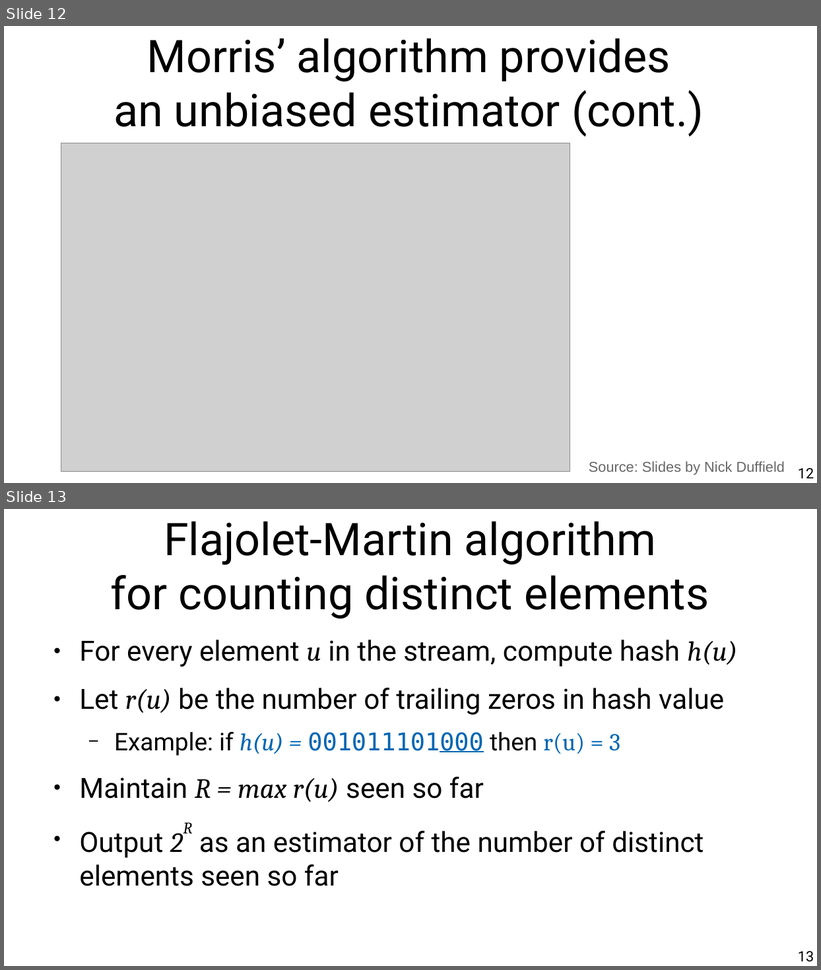
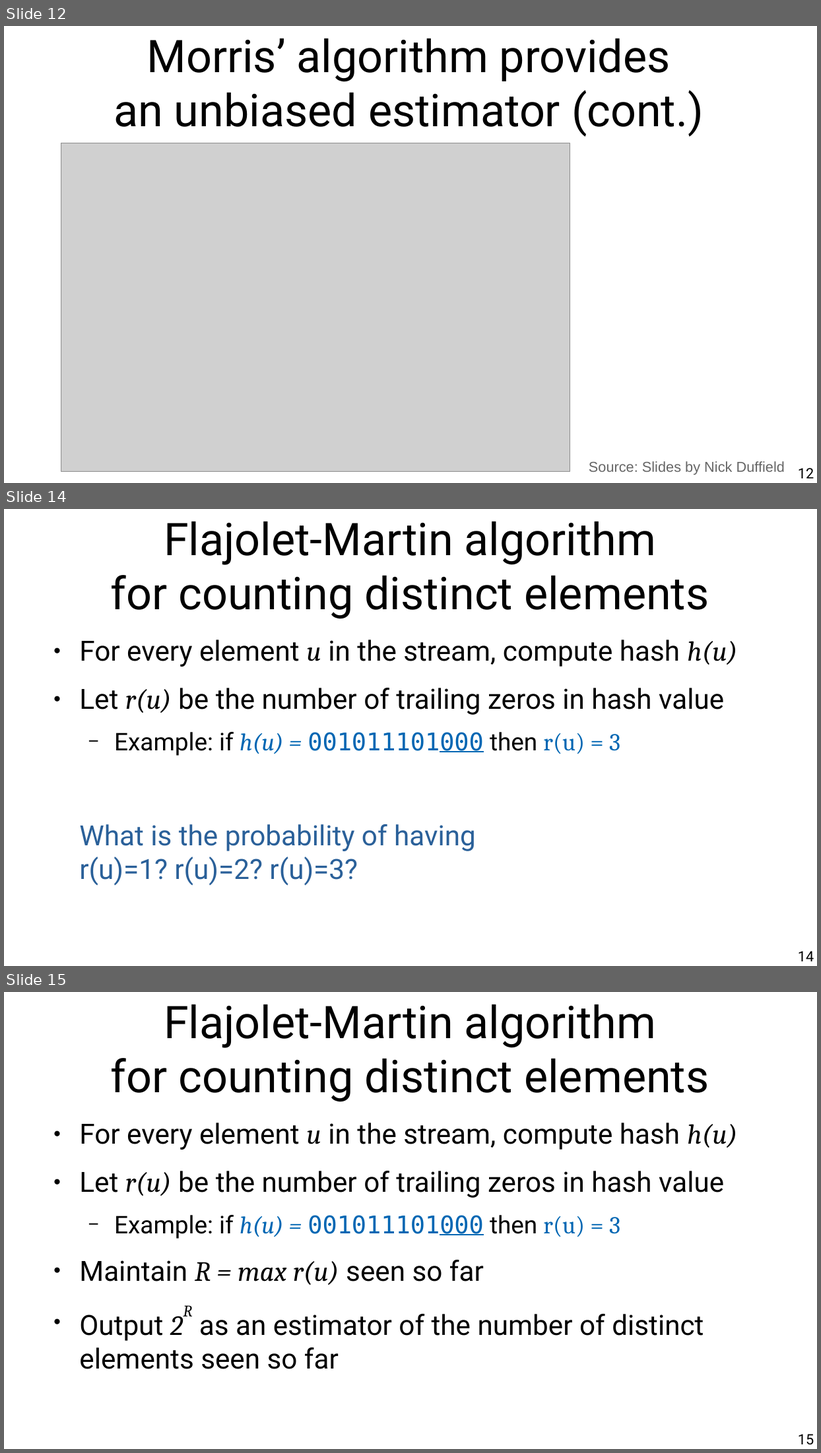
Before and after one commit to chatox/data-mining-course, a slide deck: theory/odp/tt25_probabilistic_counting.odp. Shown one above the other, each under a label of ours: slides 12 and 13 before the commit, slides 12, 14 and 15 after it; the slides between them are not shown. The pictures are 821x970 and 821x1453 pixels, drawn with LibreOffice and Linux fonts; fonts in the diff are those of the drawing; grey boxes stand for pictures. Boxes give left, top, right and bottom in pixels: in the first picture for what was removed or moved away, otherwise in the second. Text is boxed around its words. In the diff, an @@ line names an element or a change of style, - is before the commit and + after.

```diff
--- a/theory/odp/tt25_probabilistic_counting.odp
+++ b/theory/odp/tt25_probabilistic_counting.odp
@@ slide 14 added at [4, 509, 817, 966], background #FFFFFF @@
@@ title added at [111, 521, 709, 619], 44 pt, text #000000 @@
+Flajolet-Martin algorithm
+for counting distinct elements
@@ text added at [79, 640, 737, 886], 27.2 pt, text #000000 @@
+● For every element u in the stream, compute hash h(u)
+● Let r(u) be the number of trailing zeros in hash value
+  − Example: if h(u) = 001011101000 then r(u) = 3
+What is the probability of having
+r(u)=1? r(u)=2? r(u)=3?
@@ page number added at [798, 951, 814, 962], 14 pt, text #000000 @@
+14
@@ what was slide 13 is now slide 15 @@
@@ page number at [798, 1434, 814, 1445]: text changed @@
-13
+15
```
Also in this commit, not shown: 1 slide changed, 1 other slide added, 2 other files.
